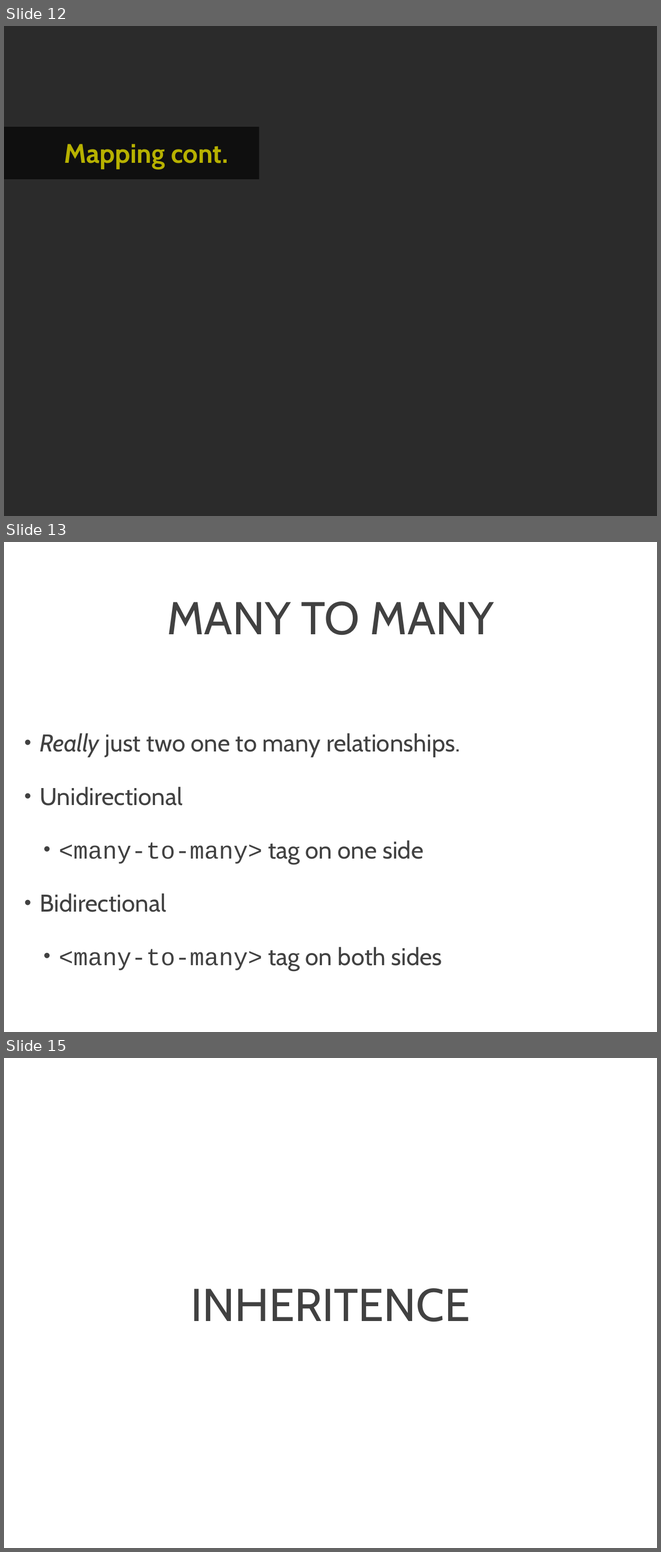
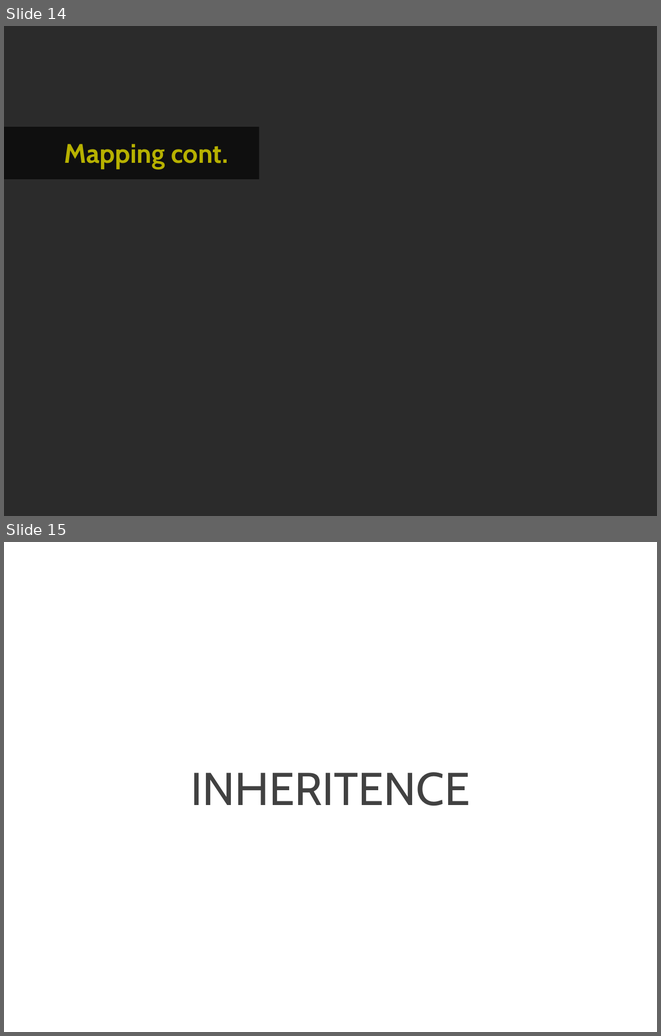
Before and after one commit to Pharhotep19/DePaul-Hibernate, a slide deck: Hibernate3/Hibernate3.ppt. Shown one above the other, each under a label of ours: slides 12, 13 and 15 before the commit, slides 14 and 15 after it; the slides between them are not shown. The pictures are 661x1552 and 661x1036 pixels, drawn with LibreOffice and Linux fonts; fonts in the diff are those of the drawing; background and template pictures are left out; a plain dark background stands for a picture behind light text. Boxes give left, top, right and bottom in pixels: in the first picture for what was removed or moved away, otherwise in the second. Text is boxed around its words. In the diff, an @@ line names an element or a change of style, - is before the commit and + after.

```diff
--- a/Hibernate3/Hibernate3.ppt
+++ b/Hibernate3/Hibernate3.ppt
@@ slide 13 removed at box(4, 542, 657, 1032), background picture (left out) @@
@@ title removed at box(167, 601, 494, 635) @@
-MANY TO MANY
@@ text removed at box(40, 733, 460, 971) @@
-• Really just two one to many relationships.
-• Unidirectional
-  • <many-to-many> tag on one side
-• Bidirectional
-  • <many-to-many> tag on both sides
@@ what was slide 12 is now slide 14 @@
```
Also in this commit, not shown: 6 slides added, 1 other slide removed, 3 other files.
